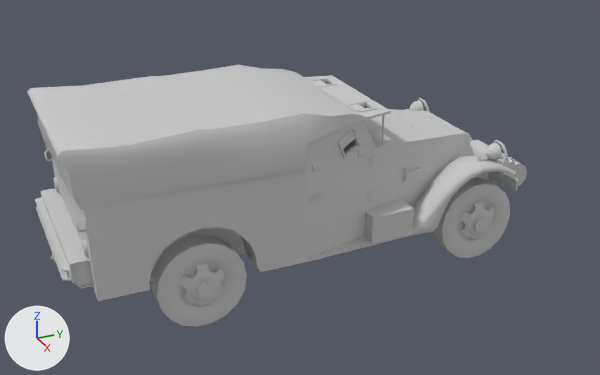
A saved change to the FBX model Battle/Assets/BattleScene/ChampionResoruce/ChampionResource_Enemy/Past/M3A1 Scout Car/WW2_M3A1_Scout_Car.FBX.
Camera for both pictures: a camera (50 mm lens) standing at (9.72, -4.45, 5.97) and looking at (-0.04, -0.06, 1.09). Lighting does not change. The marker at lower left points along +X, +Y and +Z.

The older version as bpy lines, for what is in view:
```python
me_mesh_002 = bpy.data.meshes.new('Mesh.002')
me_mesh_002.from_pydata(...)  # 2781 vertices, 4525 faces; spans x -1.27..1.25, y -3.52..3.52, z -1.18..1.15
# faces by material slot: [1303, 1915, 1299, 8]
me_mesh_002.materials.append(mat_m3a1_id1)  # its picture is missing
me_mesh_002.materials.append(mat_m3a1_id2)  # its picture is missing
me_mesh_002.materials.append(mat_m3a1_id3)  # its picture is missing
me_mesh_002.materials.append(mat_m3a1_window)  # light grey #cacaca
me_mesh_003 = bpy.data.meshes.new('Mesh.003')
me_mesh_003.from_pydata(...)  # 152 vertices, 154 faces; spans x -0.18..0.18, y -0.586..0.586, z -0.578..0.578
me_mesh_003.materials.append(mat_m3a1_wheel)  # its picture is missing
me_mesh_005 = bpy.data.meshes.new('Mesh.005')
me_mesh_005.from_pydata(...)  # 113 vertices, 127 faces; spans x -1.26..1.26, y -1.91..1.91, z -0.39..0.39
me_mesh_005.materials.append(mat_m3a1_id1)  # its picture is missing
me_mesh_007 = bpy.data.meshes.new('Mesh.007')
me_mesh_007.from_pydata(...)  # 100 vertices, 143 faces; spans x -0.253..0.072, y -1.062..0.011, z -0.577..0.63
# faces by material slot: [30, 101, 12]
me_mesh_007.materials.append(mat_m3a1_id1)  # its picture is missing
me_mesh_007.materials.append(mat_m3a1_id2)  # its picture is missing
me_mesh_007.materials.append(mat_m3a1_id3)  # its picture is missing
ob_m3a1_body = bpy.data.objects.new('m3a1_body', me_mesh_002)
ob_m3a1_body.location = (-0.06, -0.01, 1.49)
ob_m3a1_doorleft = bpy.data.objects.new('m3a1_doorleft', me_mesh_007)
ob_m3a1_doorleft.location = (-1.06, 0.55, 1.74)
ob_m3a1_roof = bpy.data.objects.new('m3a1_roof', me_mesh_005)
ob_m3a1_roof.location = (-0.06, -1.52, 2.28)
ob_m3a1_wheel03 = bpy.data.objects.new('m3a1_wheel03', me_mesh_003)
ob_m3a1_wheel03.location = (1.02, -1.88, 0.55)
# also in view: 'm3a1_doorright' at (1.02, 0.02, 1.77); 'm3a1_wheel02' at (0.97, 2.24, 0.57)
```
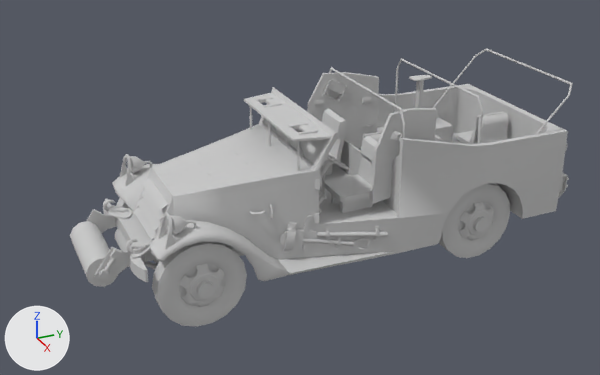
What changed in the scene script:
```text
Change me_mesh_007:
    where me_mesh_007.from_pydata(...)  # 100 vertices, 143 faces; spans x -0.253..0.072, y -1.062..0.011, z -0.577..0.63
    used by ob_m3a1_doorleft; location = (-1.06, 0.55, 1.74)
    me_mesh_007 part 1: the whole mesh is turned 180 degrees about the z axis through the mesh origin
Change me_mesh_002:
    where me_mesh_002.from_pydata(...)  # 2781 vertices, 4525 faces; spans x -1.27..1.25, y -3.52..3.52, z -1.18..1.15
    used by ob_m3a1_body; location = (-0.06, -0.01, 1.49)
    me_mesh_002 part 2: the whole mesh is turned 180 degrees about the z axis through its middle, then moved by (0.06, 0.34, 0.0)
Remove ob_m3a1_roof:
    ob_m3a1_roof = bpy.data.objects.new('m3a1_roof', me_mesh_005)
    ob_m3a1_roof.location = (-0.06, -1.52, 2.28)
Change ob_m3a1_body:
    ob_m3a1_body.location: (-0.06, -0.01, 1.49) -> (-0.06, -0.01, 1.33)
```

Changed parts and their boxes [x1, y1, x2, y2] in the pictures (600 x 375 px):
'm3a1_body', mesh turned, moved
    before: [35, 75, 527, 301]
    after: [70, 48, 573, 287]
'm3a1_roof', deleted
    before: [27, 65, 365, 210]
'm3a1_doorleft', mesh turned (not visible before)
    after: [308, 72, 379, 148]
